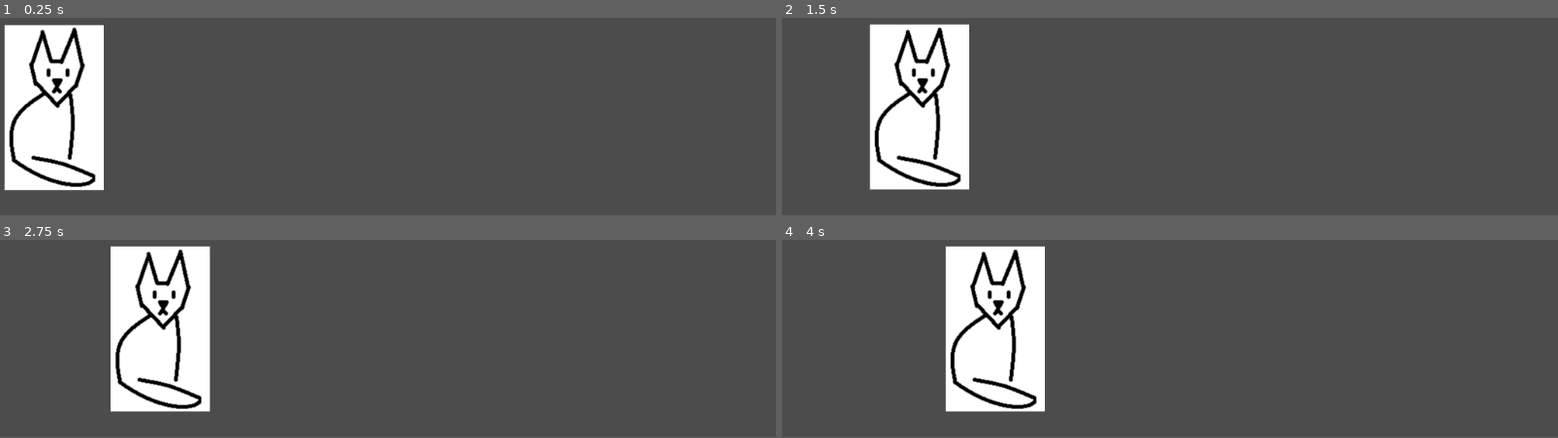
Above: before the commit, frames 1-4 (two rows, left to right).
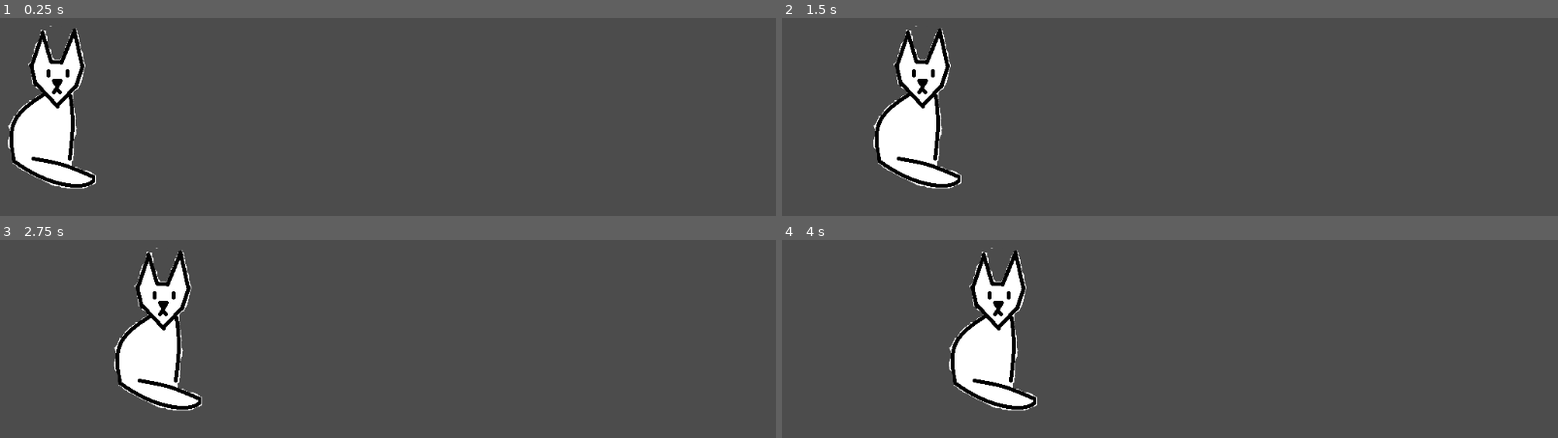
Above: after the commit, the same moments.

Repository: simonmnash/GGJ2019
Game: Godot game, scene res://House.tscn
The game is run twice, just before and just after one commit, with the same random seed, the same clock (stepped at 60 frames per second) and the same inputs. Before the commit the project has no main scene; this scene is started directly in both runs.
Inputs:
- Up to frame 1 (0.25 s): no input
- Up to frame 2 (1.5 s): tap Enter at 0.5 s; hold Right (ui_right) 0.53-1.28 s; hold Left (ui_left) from 1.28 s (still down)
- Up to frame 3 (2.75 s): release Left (ui_left) at 2.03 s; hold Right (ui_right) from 2.03 s (still down)
- Up to frame 4 (4 s): release Right (ui_right) at 3.53 s; hold Left (ui_left) from 3.53 s (still down)
In our replay, the window is 800x468 before the commit and 800x469 after it. These sizes can differ from the game's own. Grey fills any space a smaller window leaves; there, only what the larger window draws over its background counts as a difference.

The runs differ from the first frame. In frame 1, 6.6% of the frame differs, in the area x 0-14%, y 3-88%; in frame 2, 6.6%; in frame 3, 6.6%; in frame 4, 6.6%.

Commit message:
transparent cat

Diff:
--- a/project.godot
+++ b/project.godot
@@ -11,7 +11,14 @@
 [application]
 
 config/name="GGJ2019"
+run/main_scene="res://House.tscn"
 config/icon="res://icon.png"
+
+[display]
+
+window/stretch/mode="2d"
+window/stretch/aspect="expand"
+window/stretch/shrink="1"
 
 [rendering]
 
Binary file changed: assets/Sitting cat.png
Binary file added: assets/floor.png
Not shown, added: assets/floor.png.import
